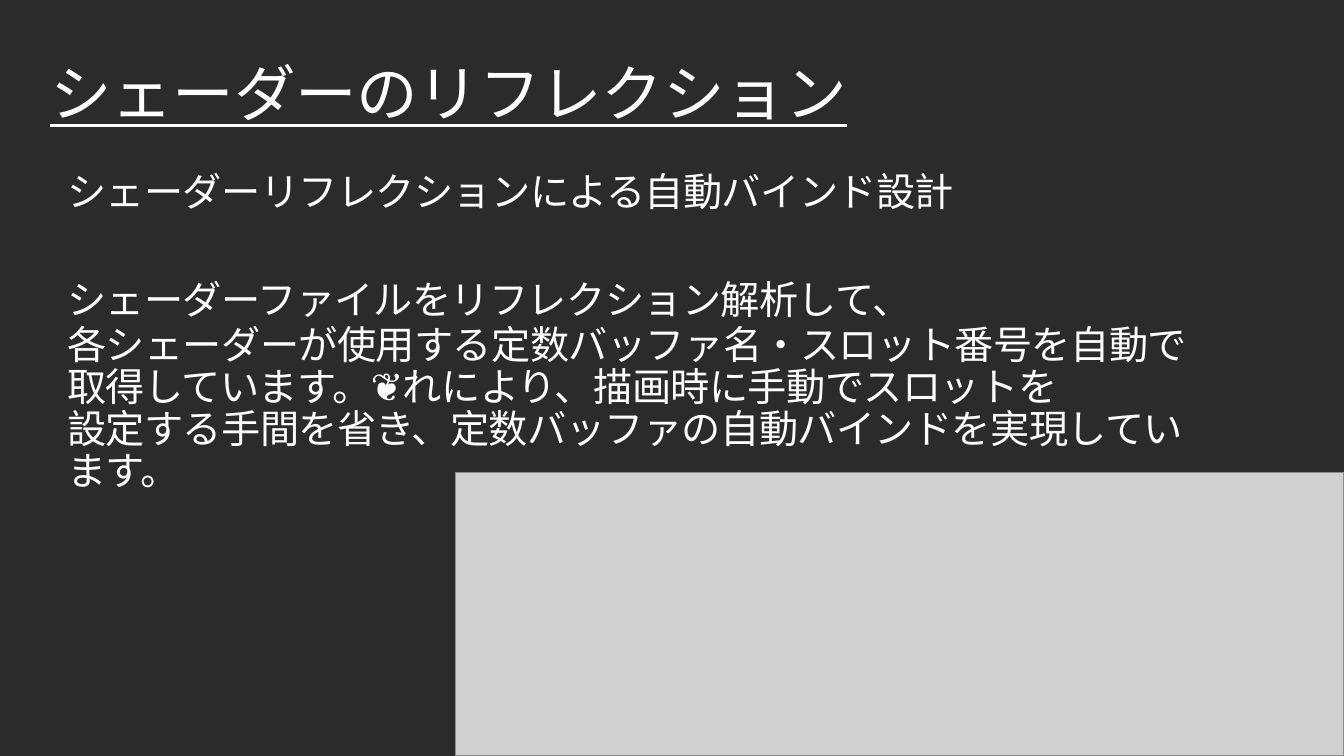
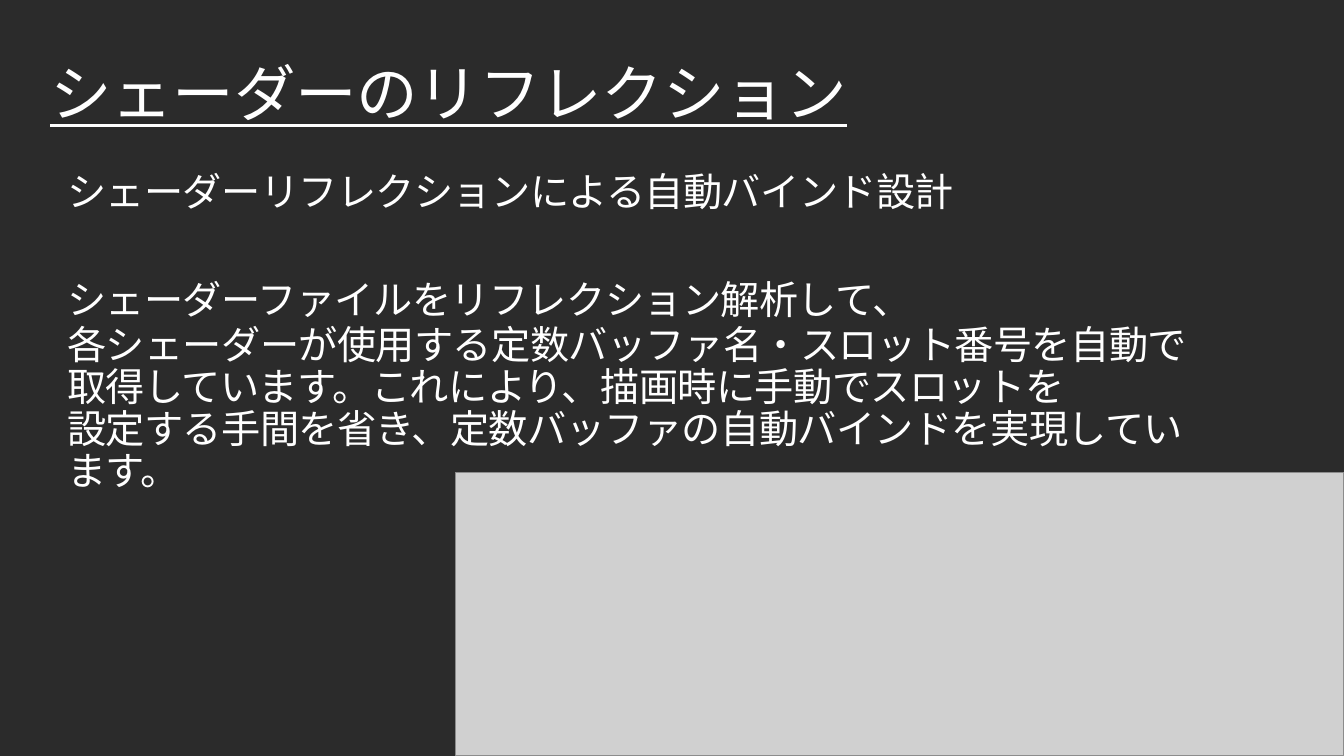
Before and after one commit to Takeshi0106/Action_Game, a slide deck: slide 8 of 作品詳細アピール.pptx (slide 11 before the commit). Drawn at 1344x756 pixels with LibreOffice and Linux fonts; fonts in the diff are those of the drawing; grey boxes stand for pictures; background and template pictures are left out; a plain dark background stands for a picture behind light text. Boxes give left, top, right and bottom in pixels: in the first picture for what was removed or moved away, otherwise in the second. Text is boxed around its words. In the diff, an @@ line names an element or a change of style, - is before the commit and + after.

```diff
--- a/作品詳細アピール.pptx
+++ b/作品詳細アピール.pptx
@@ text at [67, 326, 1187, 412]: text changed @@
-各シェーダーが使用する定数バッファ名・スロット番号を自動で取得しています。❦れにより、描画時に手動でスロットを
+各シェーダーが使用する定数バッファ名・スロット番号を自動で取得しています。これにより、描画時に手動でスロットを
```
Also in this commit, not shown: 2 other slides changed, 3 slides added, 5 slides removed, 1 other file.
